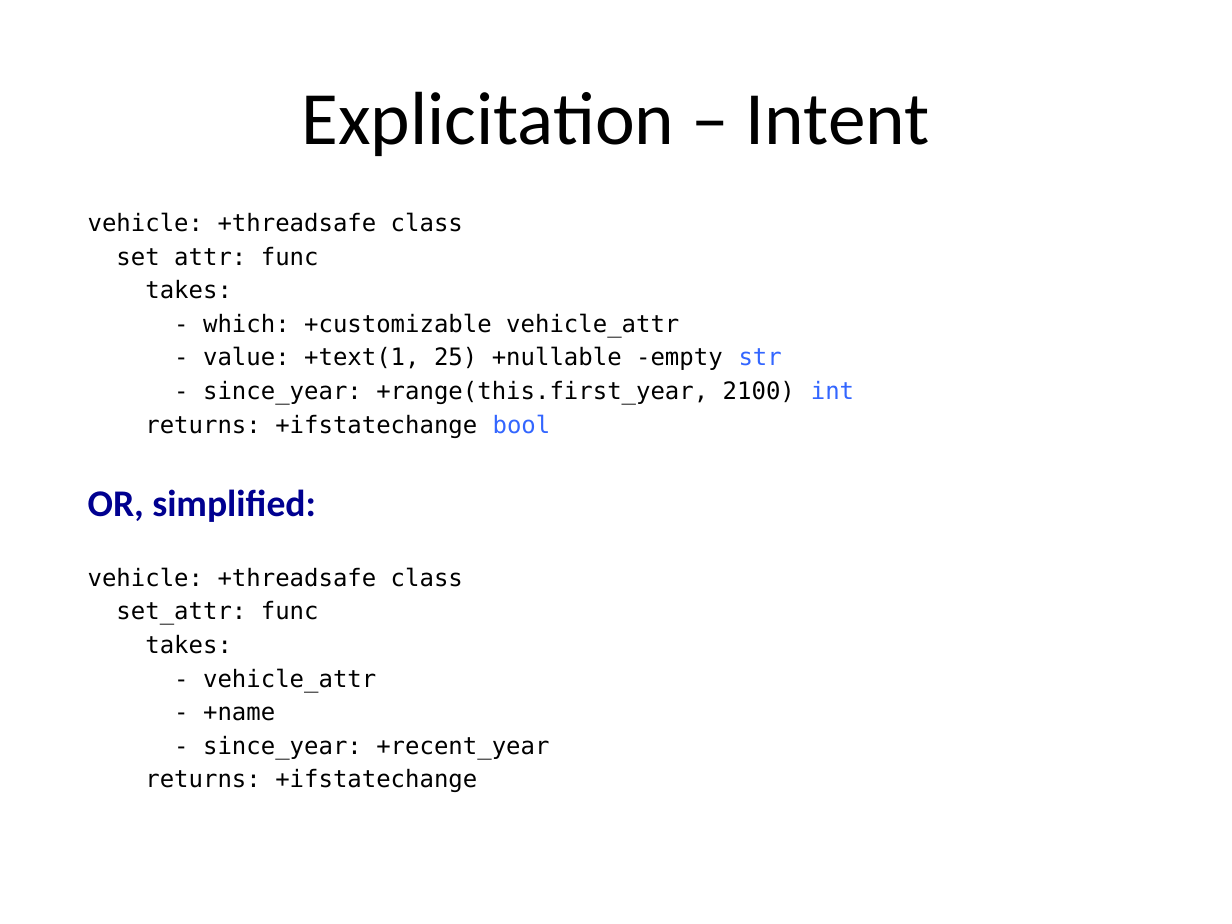
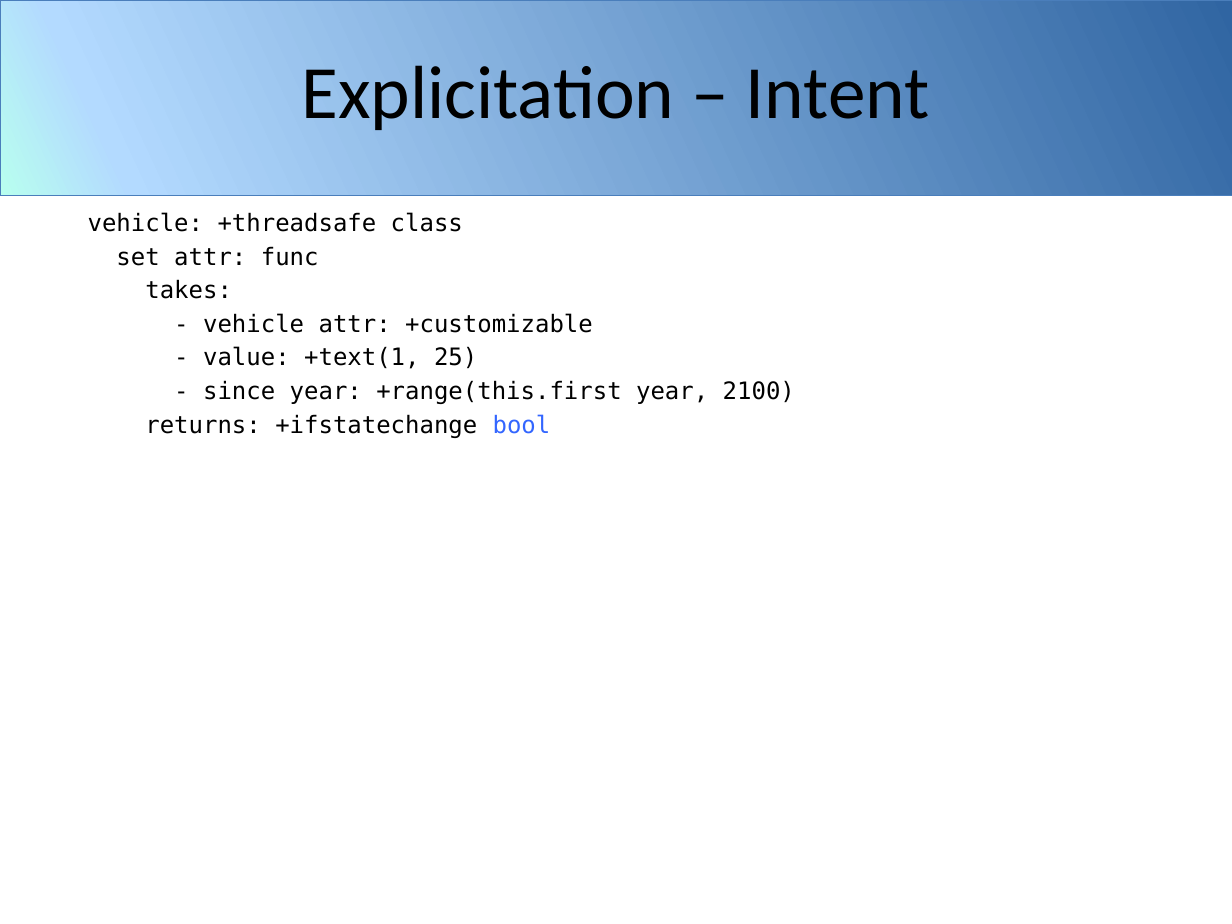
Before and after one commit to mikiec84/intent, a slide deck: slide 16 of assets/introducing-intent.pptx (slide 13 before the commit). Drawn at 1232x924 pixels with LibreOffice and Linux fonts; fonts in the diff are those of the drawing; background and template pictures are left out. Boxes give left, top, right and bottom in pixels: in the first picture for what was removed or moved away, otherwise in the second. Text is boxed around its words. In the diff, an @@ line names an element or a change of style, - is before the commit and + after.

```diff
--- a/assets/introducing-intent.pptx
+++ b/assets/introducing-intent.pptx
@@ rectangle added at (x1=0, y1=0, x2=1232, y2=195), fill gradient #3065A2 to #B3DAFF to #B8FFEF, outline #4B7EBC 0.25 pt @@
@@ rectangle added at (x1=0, y1=0, x2=1232, y2=195), fill gradient #3065A2 to #B3DAFF to #B8FFEF, outline #4B7EBC 0.25 pt @@
@@ title "Explicitation – Intent" moved from (x1=301, y1=91, x2=930, y2=156) to (x1=301, y1=65, x2=930, y2=130) @@
@@ text at (x1=203, y1=313, x2=795, y2=404): text changed @@
-- which: +customizable vehicle_attr
-- value: +text(1, 25) +nullable -empty str
-- since_year: +range(this.first_year, 2100) int
+- vehicle attr: +customizable
+- value: +text(1, 25)
+- since year: +range(this.first year, 2100)
@@ text at (x1=88, y1=489, x2=549, y2=792): paragraphs removed @@
-OR, simplified:
-vehicle: +threadsafe class
-set_attr: func
-takes:
-- vehicle_attr
-- +name
-- since_year: +recent_year
-returns: +ifstatechange
```
Also in this commit, not shown: 22 other slides changed, 14 slides added, 2 slides removed.
